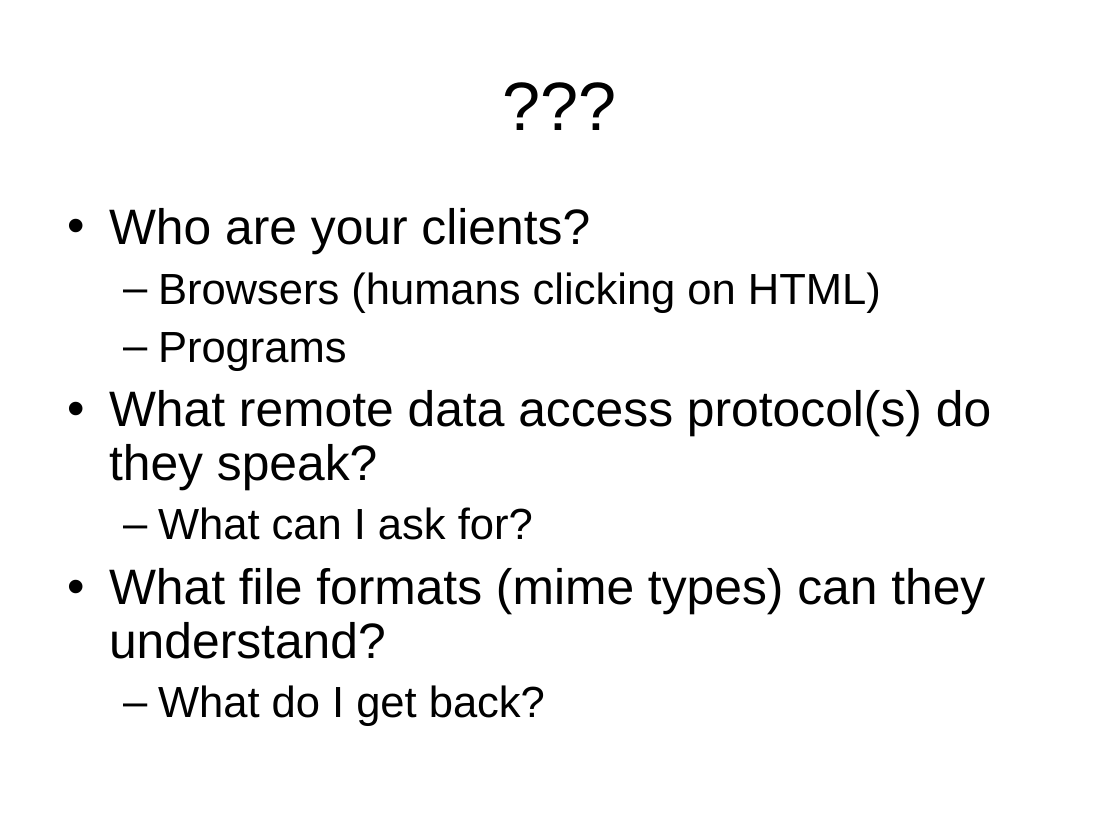
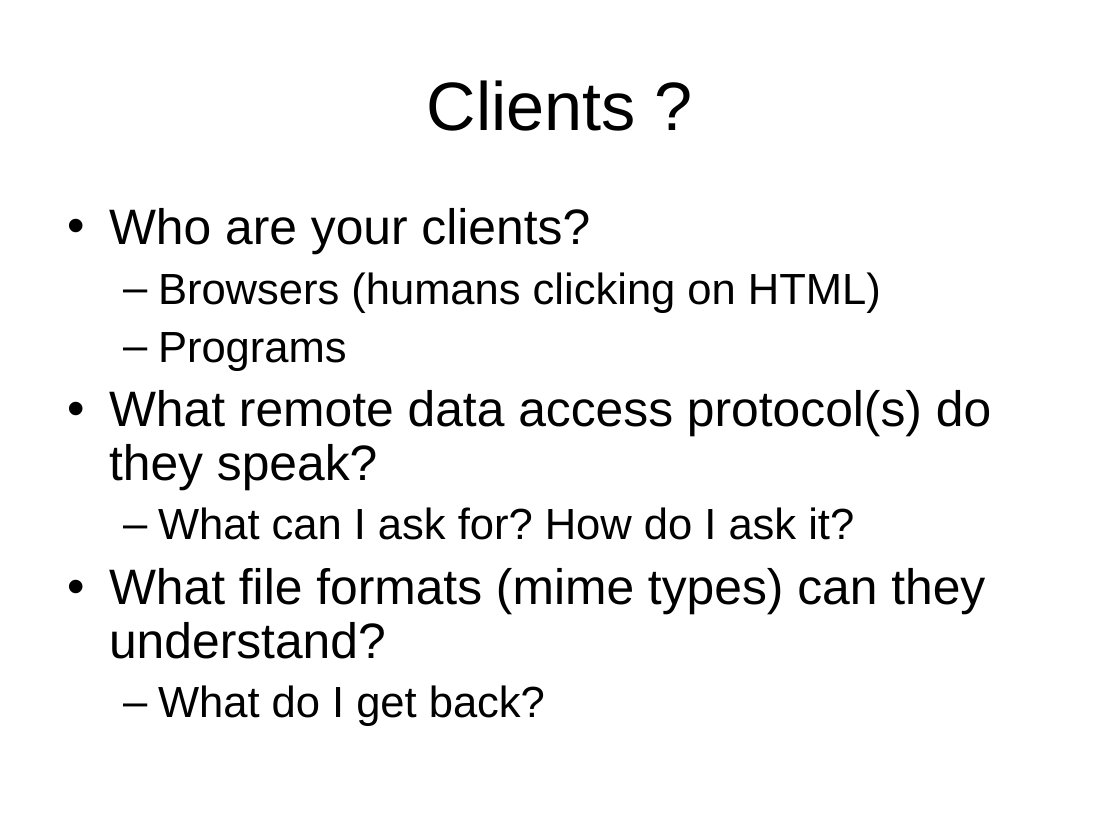
Before and after one commit to ooici-eoi/THREDDS, a slide deck: slide 3 of docs/web/thredds/tech/tutorial/TDS Data Services.ppt. Drawn at 1120x840 pixels with LibreOffice and Linux fonts; fonts in the diff are those of the drawing; background and template pictures are left out. Boxes give left, top, right and bottom in pixels: in the first picture for what was removed or moved away, otherwise in the second. Text is boxed around its words. In the diff, an @@ line names an element or a change of style, - is before the commit and + after.

```diff
--- a/docs/web/thredds/tech/tutorial/TDS Data Services.ppt
+++ b/docs/web/thredds/tech/tutorial/TDS Data Services.ppt
@@ title removed at <box>56,34,1064,174</box> @@
-???
@@ title added at <box>427,80,636,131</box>, 44 pt, text #000000 @@
+Clients ?
@@ text at <box>158,507,854,540</box>: text changed @@
-  – What can I ask for?
+  – What can I ask for? How do I ask it?
```
Also in this commit, not shown: 5 other slides changed, 4 other files.
